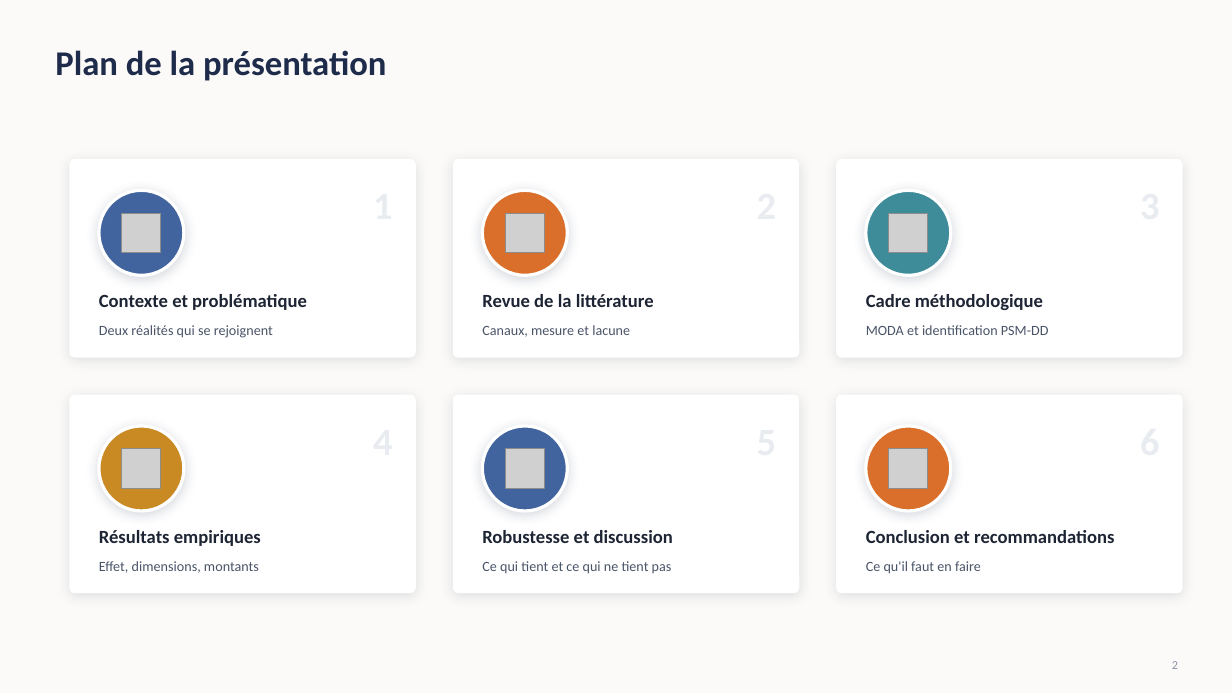
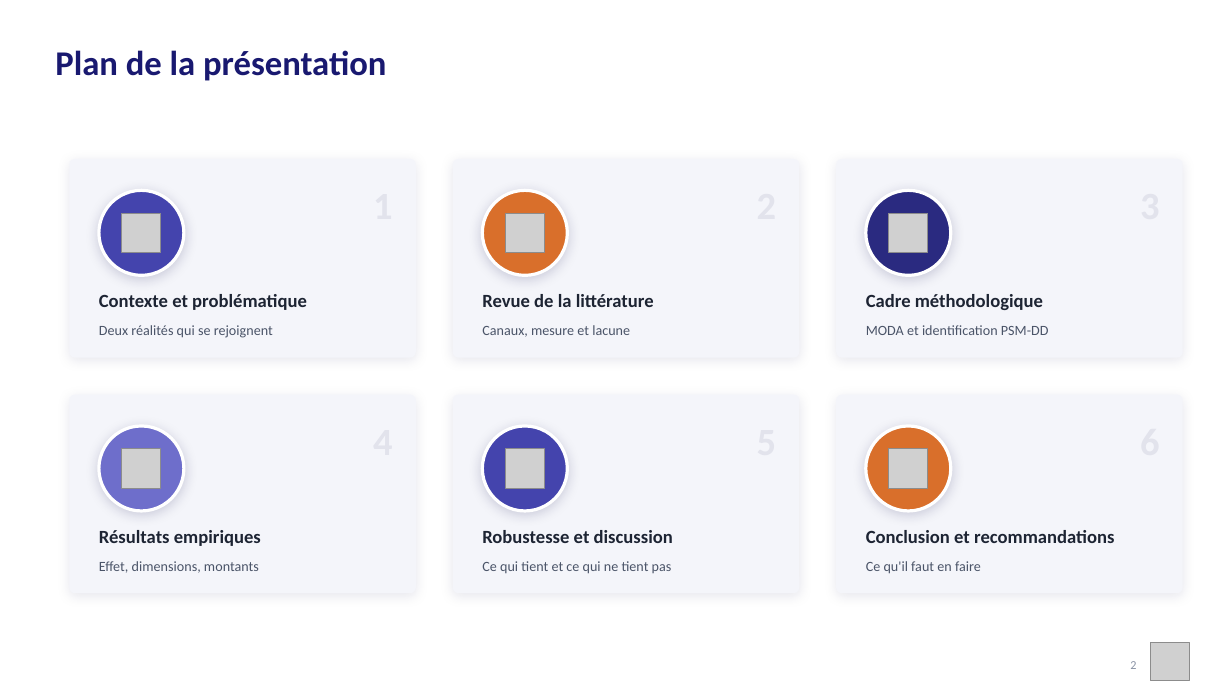
Before and after one commit to JODRAFF9/MEMOIRE, a slide deck: slide 2 of infographie/presentation_infographique.pptx. Drawn at 1232x693 pixels with LibreOffice and Linux fonts; fonts in the diff are those of the drawing; grey boxes stand for pictures. Boxes give left, top, right and bottom in pixels: in the first picture for what was removed or moved away, otherwise in the second. Text is boxed around its words. In the diff, an @@ line names an element or a change of style, - is before the commit and + after.

```diff
--- a/infographie/presentation_infographique.pptx
+++ b/infographie/presentation_infographique.pptx
@@ background #FBFAF8 to #FFFFFF @@
@@ text "Plan de la présentation" at (55, 50, 386, 81): text colour #1E2B4A to #191970 @@
@@ ellipse at (99, 190, 184, 275): fill #41639E to #4444AD; shadow changed @@
@@ ellipse at (866, 190, 951, 275): fill #3E8C9A to #2A2A80; shadow changed @@
@@ fill #FFFFFF to #F4F5FA; shadow changed in 4 elements at (69, 159, 416, 358), (836, 159, 1183, 358), (69, 395, 416, 593), (453, 395, 799, 593) @@
@@ ellipse at (99, 426, 184, 511): fill #C98A24 to #6E6ECB; shadow changed @@
@@ ellipse at (482, 426, 567, 511): fill #41639E to #4444AD; shadow changed @@
@@ text "2": place and size @@
-text "2" at (1172, 661, 1178, 669)
+text "2" at (1130, 661, 1136, 669)
@@ picture added at (1151, 642, 1189, 681) @@
```
Also in this commit, not shown: 26 other slides changed, 5 other files.
